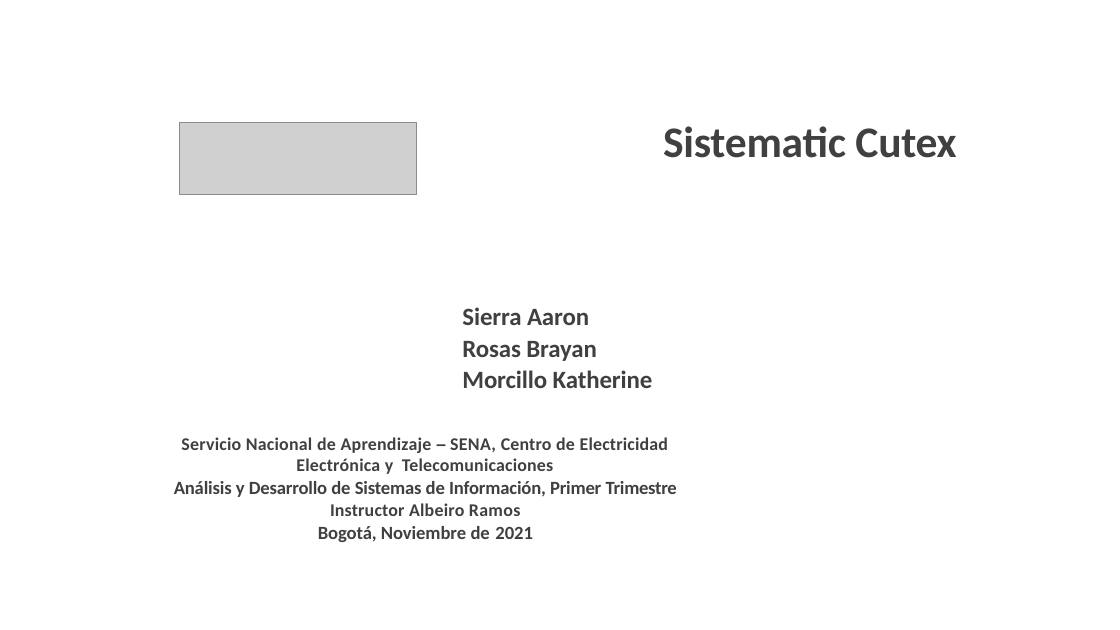
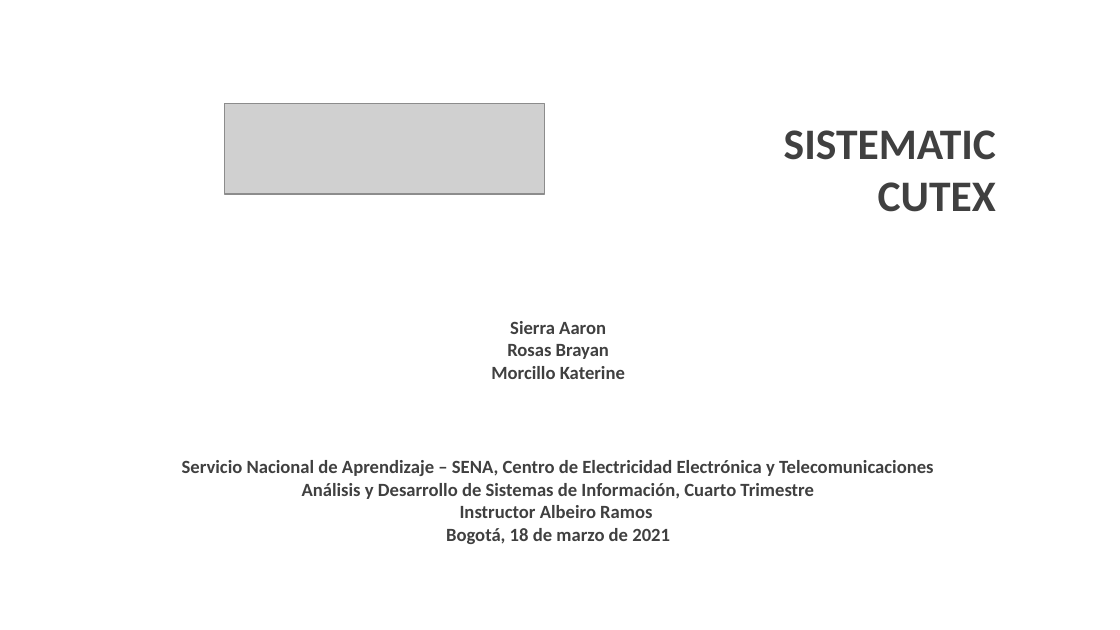
Before and after one commit to kamor31232/Proyecto_adsi, a slide deck: slide 1 of App/app_documentacion/1er_trimestre/1_proyecto/1_1_1_presentacion_proyecto.pptx. Drawn at 1120x630 pixels with LibreOffice and Linux fonts; fonts in the diff are those of the drawing; grey boxes stand for pictures; background and template pictures are left out. Boxes give left, top, right and bottom in pixels: in the first picture for what was removed or moved away, otherwise in the second. Text is boxed around its words. In the diff, an @@ line names an element or a change of style, - is before the commit and + after.

```diff
--- a/App/app_documentacion/1er_trimestre/1_proyecto/1_1_1_presentacion_proyecto.pptx
+++ b/App/app_documentacion/1er_trimestre/1_proyecto/1_1_1_presentacion_proyecto.pptx
@@ picture: place and size @@
-picture at [179, 123, 416, 195]
+picture at [225, 103, 544, 194]
@@ rectangle added at [225, 111, 526, 187], outline #404040 0.75 pt, 10.5 pt, text #404040, bold @@
+Logo Sistema.png
+(En alguna parte de esta diapositiva)
@@ text at [784, 130, 996, 212]: text changed @@
-Sistematic Cutex
+SISTEMATIC CUTEX
@@ text at [462, 307, 653, 388]: paragraphs removed @@
-Sierra Aaron
-Rosas Brayan
-Morcillo Katherine
@@ text added at [491, 321, 625, 379], 12 pt, text #404040, bold @@
+Sierra Aaron
+Rosas Brayan
+Morcillo Katerine
@@ text "Servicio Nacional de Aprendizaje – ...": place and size @@
-text "Servicio Nacional de Aprendizaje – ..." at [174, 307, 677, 542]
+text "Servicio Nacional de Aprendizaje – ..." at [182, 460, 934, 544]
@@ text at [182, 460, 934, 518]: size 11.5 to 12 pt in "Servicio Nacional de Aprendizaje – SENA, Centro ...", "Instructor Albeiro Ramos"; font Arial to Calibri, letter spacing -0.5 to 0 pt in "–"; letter spacing 0.1 to 0 pt in "Servicio Nacional Aprendizaje Centro Electricidad Electrónic ...", "Instructor Albeiro"; letter spacing 0.2 to 0 pt in "de SENA, de", "Ramos"; indent changed @@
@@ text at [302, 483, 814, 499]: text changed @@
-Análisis y Desarrollo de Sistemas de Información, Primer Trimestre
+Análisis y Desarrollo de Sistemas de Información, Cuarto Trimestre
@@ text at [446, 528, 670, 544]: text changed @@
-Bogotá, Noviembre de 2021
+Bogotá, 18 de marzo de 2021
```
Also in this commit, not shown: 3 other slides changed, 11 slides added, 17 slides removed, 3 other files.
